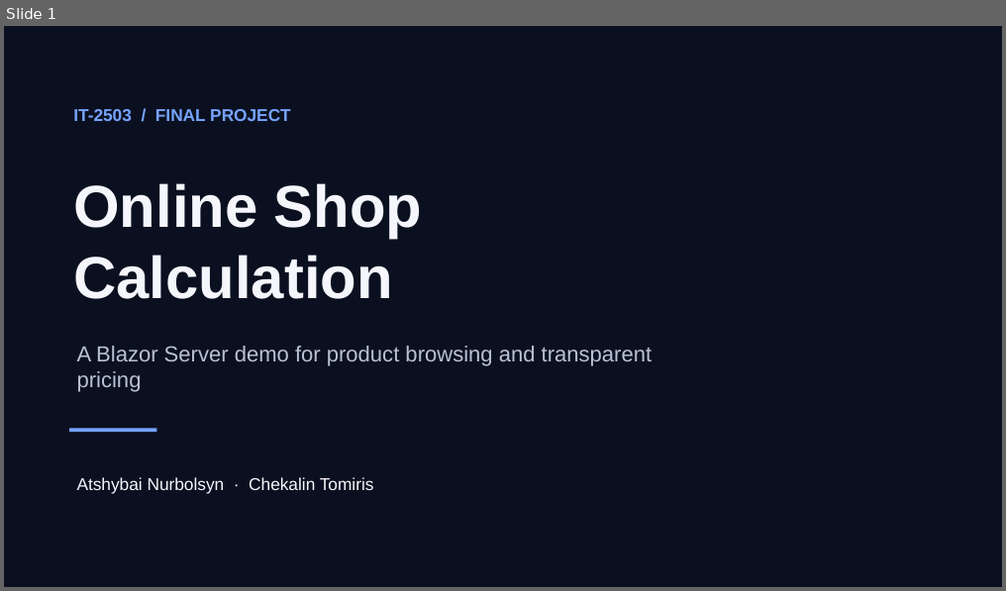
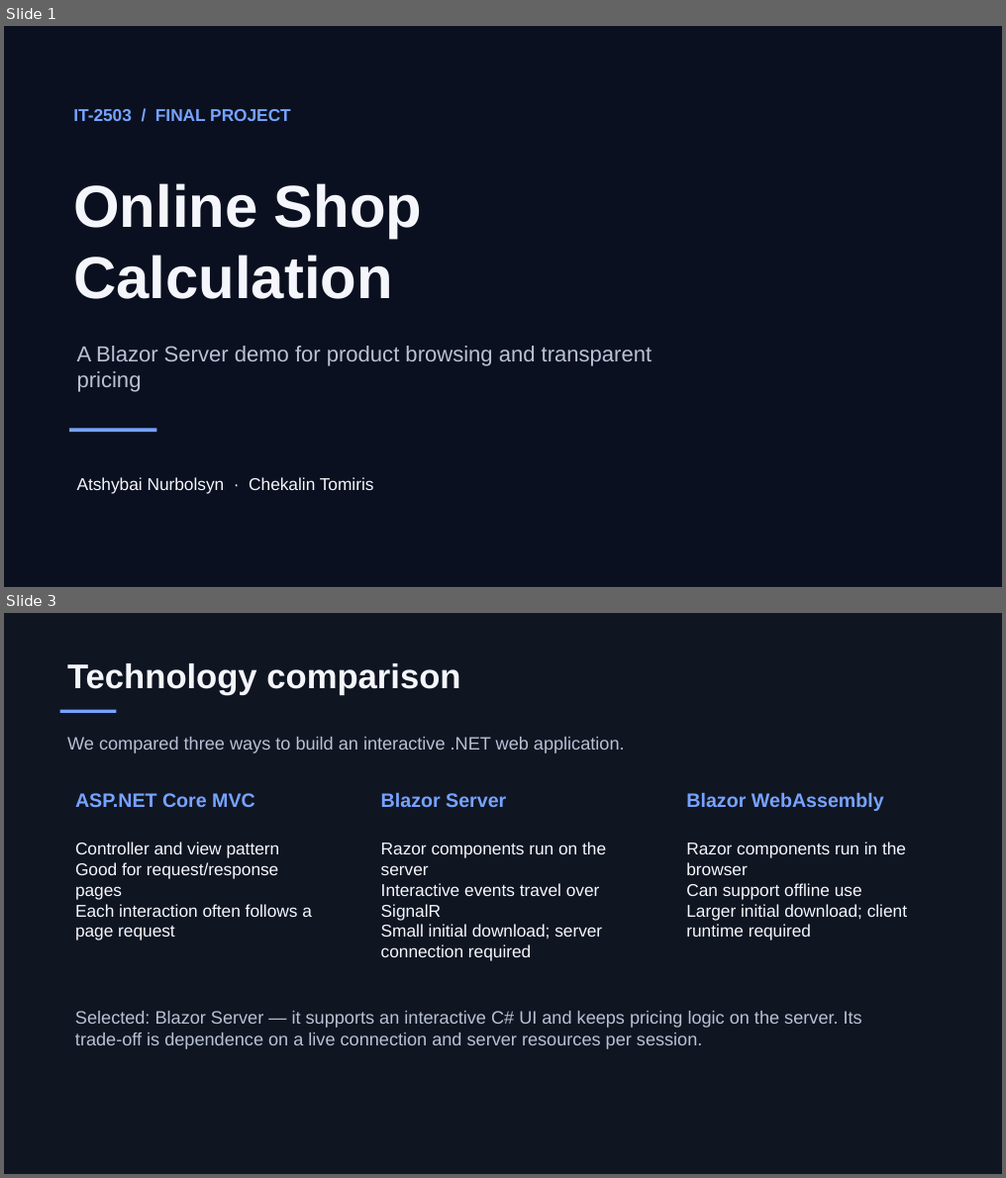
Before and after one commit to nurbolsyna2-prog/IFT_-FINAL_IT2503, a slide deck: presentation/Online-Shop-Calculation-Defense.pptx. Shown one above the other, each under a label of ours: slide 1 before the commit, slides 1 and 3 after it; the slides between them are not shown. The pictures are 1006x591 and 1006x1178 pixels, drawn with LibreOffice and Linux fonts; fonts in the diff are those of the drawing. Boxes give left, top, right and bottom in pixels: in the first picture for what was removed or moved away, otherwise in the second. Text is boxed around its words. In the diff, an @@ line names an element or a change of style, - is before the commit and + after.

```diff
--- a/presentation/Online-Shop-Calculation-Defense.pptx
+++ b/presentation/Online-Shop-Calculation-Defense.pptx
@@ slide 3 added at [4,613,1002,1174], background #101522 @@
@@ text added at [67,663,460,695], 33 pt, text #F4F6FB, bold @@
+Technology comparison
@@ rectangle added at [60,710,116,713], fill #76A3FF @@
@@ text added at [67,737,625,754], 17.2 pt, text #B8C2D4 @@
+We compared three ways to build an interactive .NET web application.
@@ text added at [75,793,255,808], 18.8 pt, text #76A3FF, bold @@
+ASP.NET Core MVC
@@ text added at [381,792,506,808], 18.8 pt, text #76A3FF, bold @@
+Blazor Server
@@ text added at [686,792,884,811], 18.8 pt, text #76A3FF, bold @@
+Blazor WebAssembly
@@ text added at [75,842,312,941], 16.5 pt, text #F4F6FB @@
+Controller and view pattern
+Good for request/response pages
+Each interaction often follows a page request
@@ text added at [381,842,606,961], 16.5 pt, text #F4F6FB @@
+Razor components run on the server
+Interactive events travel over SignalR
+Small initial download; server connection required
@@ text added at [686,842,907,941], 16.5 pt, text #F4F6FB @@
+Razor components run in the browser
+Can support offline use
+Larger initial download; client runtime required
@@ text added at [75,1011,862,1050], 17.2 pt, text #B8C2D4 @@
+Selected: Blazor Server — it supports an interactive C# UI and keeps pricing logic on the server. Its trade-off is dependence on a live connection and server resources per session.
```
Also in this commit, not shown: 1 slide changed, 3 other slides added, 1 slide removed, 1 other file.
